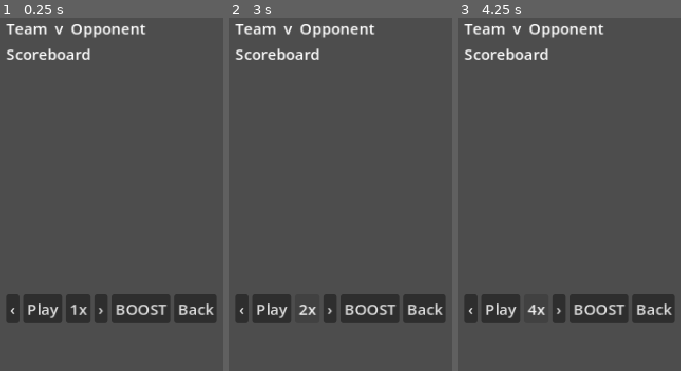
Above: before the commit, frames 1-3 (left to right).
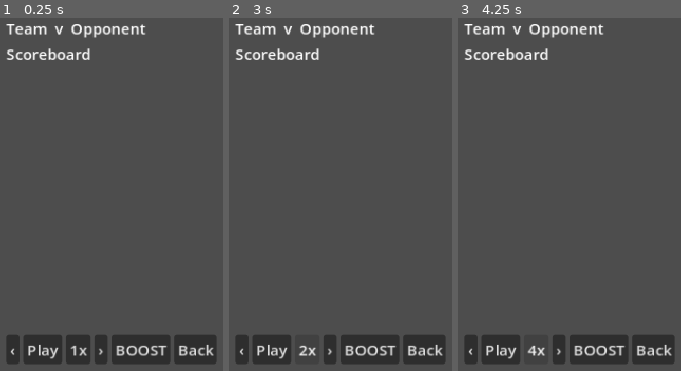
Above: after the commit, the same moments.

Repository: nico101rsa/cricket-v3
Game: Godot game, scene res://scenes/interactive_match/interactive_match.tscn
The game is run twice, just before and just after one commit, with the same random seed, the same clock (stepped at 60 frames per second) and the same inputs. This scene is started directly instead of the project's main scene.
Inputs:
- Up to frame 1 (0.25 s): no input
- Up to frame 2 (3 s): click "Play" at 0.5 s; click "Play" at 1.25 s; click "‹" at 2 s; click "1x" at 2.75 s
- Up to frame 3 (4.25 s): click "2x" at 3.5 s

The runs differ from the first frame. In frame 1, 13% of the frame differs, in the area x 3-97%, y 78-99%; in frame 2, 11%; in frame 3, 11%.
Error before the commit: Invalid call. Nonexistent function 'result' in base 'Nil'. (res://scenes/interactive_match/interactive_match.gd:223)
Error after the commit: Invalid call. Nonexistent function 'result' in base 'Nil'. (res://scenes/interactive_match/interactive_match.gd:265)

Commit message:
feat: review outcome popup + your-moment flash in the interactive match
DRS review now flips to a 'successful/lost' card with an OK button before resuming.
Your boundaries/milestones/wickets/dismissals flash bold-gold and autoplay holds
~1.5s on them. Display only. Eyeballed: match-flash + review-outcome PNGs.

Co-Authored-By: Claude Opus 4.8 <noreply@anthropic.com>

Diff:
--- a/scenes/interactive_match/interactive_match.gd
+++ b/scenes/interactive_match/interactive_match.gd
@@ -8,6 +8,7 @@
 
 const SPEEDS := [1.0, 2.0, 4.0]
 const BASE_TICK := 0.6
+const FLASH_HOLD := 1.5   # seconds autoplay holds on a your-moment highlight
 
 var _session: MatchSession
 var _team_name := ""
@@ -22,6 +23,7 @@
 var _boost_active_innings := -1     # innings that boost belongs to
 var _pending_km := {}               # the Key Moment offer currently shown
 var _resume_after_km := false       # was autoplay running when the KM card popped?
+var _flash := ""                    # current your-moment highlight (for the brief hold)
 
 func _ready() -> void:
 	$Root/Controls/StepBack.pressed.connect(func(): pause(); step(-1))
@@ -30,14 +32,17 @@
 	$Root/Controls/Speed.pressed.connect(_cycle_speed)
 	$Root/Controls/Boost.pressed.connect(_on_boost)
 	$Root/Controls/Back.pressed.connect(func(): back.emit())
-	$Overlay/OverlayBox/ReviewYes.pressed.connect(_on_review_yes)
-	$Overlay/OverlayBox/ReviewNo.pressed.connect(_on_review_no)
+	$Overlay/OverlayBox/ReviewYes.pressed.connect(review_yes)
+	$Overlay/OverlayBox/ReviewNo.pressed.connect(review_no)
+	$Overlay/OverlayBox/ReviewOk.pressed.connect(review_ok)
 	$KMOverlay/KMBox/KMOptA.pressed.connect(func(): km_press(0))
 	$KMOverlay/KMBox/KMOptB.pressed.connect(func(): km_press(1))
 	$Tick.timeout.connect(_on_tick)
 	$Tick.wait_time = BASE_TICK
+	$FlashTimer.timeout.connect(_on_flash_done)
 	$Overlay.visible = false
 	$KMOverlay.visible = false
+	$Root/Flash.text = ""
 
 func set_session(s: MatchSession, team_name: String, opp_name: String) -> void:
 	_session = s
@@ -98,6 +103,11 @@
 			_show_overlay(offer)
 			pause()
 			return
+		# brief hold on a your-moment so it's legible (autoplay only)
+		if _flash != "" and _playing:
+			$Tick.stop()
+			$FlashTimer.start(FLASH_HOLD)
+			return
 	if _cursor >= _event_count:
 		pause()
 
@@ -168,9 +178,23 @@
 		btn.disabled = true
 		btn.text = "BOOST 0"
 
-func _show_overlay(offer: Dictionary) -> void:
+func _show_overlay(_offer: Dictionary) -> void:
 	$Overlay/OverlayBox/Prompt.text = "You're given out — Review? (%d left)" % _session.reviews_left()
+	$Overlay/OverlayBox/ReviewYes.visible = true
+	$Overlay/OverlayBox/ReviewNo.visible = true
+	$Overlay/OverlayBox/ReviewOk.visible = false
 	$Overlay.visible = true
+
+func review_ok_visible() -> bool:
+	return $Overlay/OverlayBox/ReviewOk.visible
+
+func flash_text() -> String:
+	return $Root/Flash.text
+
+# FlashTimer fired after a brief your-moment hold: resume autoplay if still playing.
+func _on_flash_done() -> void:
+	if _playing:
+		$Tick.start()
 
 # -- Key Moment card (spec 2026-06-16) --------------------------------------
 
@@ -197,18 +221,36 @@
 		_resume_after_km = false
 		play()
 
-func _on_review_yes() -> void:
-	$Overlay.visible = false
+# Tapped Review: re-sim, then flip the overlay to the outcome with an OK button
+# (spec 2026-06-17 D1). Stays visible until OK so you see whether it was lost/won.
+func review_yes() -> void:
 	if not _pending_review.is_empty():
-		_session.decide_review(_pending_review["ball_id"])
+		var bid: Array = _pending_review["ball_id"]
+		_session.decide_review(bid)
 		_event_count = _session.events().size()
+		var success := not _session.ball_is_wicket(bid)
+		var msg: String = ("✅ Review successful — NOT OUT" if success
+			else "❌ Review lost — still OUT (%d left)" % _session.reviews_left())
+		$Overlay/OverlayBox/Prompt.text = msg
+		$Overlay/OverlayBox/ReviewYes.visible = false
+		$Overlay/OverlayBox/ReviewNo.visible = false
+		$Overlay/OverlayBox/ReviewOk.visible = true
 	_pending_review = {}
-	_render()   # re-render the (possibly overturned) cursor event
-	_resume_play_after_decision()
-
-func _on_review_no() -> void:
+	_render()   # re-render the (possibly overturned) cursor event behind the popup
+
+# Tapped No on a review: accept the out, no outcome popup.
+func review_no() -> void:
 	$Overlay.visible = false
 	_pending_review = {}
+	_render()
+	_resume_play_after_decision()
+
+# Tapped OK on the review outcome: dismiss + resume.
+func review_ok() -> void:
+	$Overlay.visible = false
+	$Overlay/OverlayBox/ReviewYes.visible = true
+	$Overlay/OverlayBox/ReviewNo.visible = true
+	$Overlay/OverlayBox/ReviewOk.visible = false
 	_render()
 	_resume_play_after_decision()
 
@@ -226,6 +268,8 @@
 	$Root/Target.text = v.target_text
 	# When finished, show the result + the Player's own final card; else the live line.
 	$Root/CurrentLine.text = ("%s\n%s" % [v.result_text, v.player_summary]) if v.finished else v.current_line
+	_flash = v.highlight_text
+	$Root/Flash.text = _flash
 	_update_boost_button()
 	var box: VBoxContainer = $Root/FeedBox
 	for c in box.get_children():
--- a/scenes/interactive_match/interactive_match.tscn
+++ b/scenes/interactive_match/interactive_match.tscn
@@ -38,6 +38,12 @@
 [node name="CurrentLine" type="Label" parent="Root"]
 layout_mode = 2
 autowrap_mode = 3
+
+[node name="Flash" type="Label" parent="Root"]
+custom_minimum_size = Vector2(0, 36)
+layout_mode = 2
+theme_override_colors/font_color = Color(1, 0.84, 0, 1)
+theme_override_font_sizes/font_size = 28
 
 [node name="FeedBox" type="VBoxContainer" parent="Root"]
 custom_minimum_size = Vector2(0, 180)
@@ -110,6 +116,14 @@
 layout_mode = 2
 text = "No"
 
+[node name="ReviewOk" type="Button" parent="Overlay/OverlayBox"]
+visible = false
+layout_mode = 2
+text = "OK"
+
+[node name="FlashTimer" type="Timer" parent="."]
+one_shot = true
+
 [node name="KMOverlay" type="Panel" parent="."]
 visible = false
 layout_mode = 1
--- a/tests/unit/test_interactive_match_scene.gd
+++ b/tests/unit/test_interactive_match_scene.gd
@@ -69,3 +69,39 @@
 	_scene.km_press(1)   # the second option (Hunt = AGGRESSIVE)
 	assert_false(_scene.km_overlay_visible(), "overlay hides after a choice")
 	assert_ne(s.result().innings1.total, before, "the choice re-simulated the match")
+
+func _first_player_dismissal(s: MatchSession) -> int:
+	for i in range(s.events().size()):
+		var e: Dictionary = s.events()[i]
+		if e["type"] == "ball" and e.get("player_batting", false) and e["wicket"]:
+			return i
+	return -1
+
+func test_review_popup_shows_outcome_then_ok_resumes():
+	var s := _make_session()
+	var c := _first_player_dismissal(s)
+	assert_gt(c, -1, "a player dismissal exists")
+	_scene.set_session(s, "Karoo Kings", "Opponent")
+	_scene.boot()
+	_scene.seek_to(c)
+	assert_true(_scene.overlay_visible(), "review overlay shown at the dismissal")
+	_scene.review_yes()
+	assert_true(_scene.overlay_visible(), "overlay stays up showing the outcome")
+	assert_true(_scene.review_ok_visible(), "an OK button is shown after the decision")
+	_scene.review_ok()
+	assert_false(_scene.overlay_visible(), "OK dismisses the overlay")
+
+func test_flash_label_shows_your_boundary():
+	var s := _make_session()
+	var c := -1
+	for i in range(s.events().size()):
+		var e: Dictionary = s.events()[i]
+		if e["type"] == "ball" and e.get("player_batting", false) and (e["runs"] == 4 or e["runs"] == 6):
+			c = i; break
+	if c == -1:
+		assert_true(true, "no player boundary in this seed — nothing to flash")
+		return
+	_scene.set_session(s, "Karoo Kings", "Opponent")
+	_scene.boot()
+	_scene.seek_to(c + 1)   # render through the boundary; highlight is for the just-shown ball
+	assert_ne(_scene.flash_text(), "", "the flash label shows a your-moment after a boundary")
--- /dev/null
+++ b/tools/preview_match_feedback.gd
@@ -0,0 +1,65 @@
+extends SceneTree
+
+# Eyeball the match-feedback polish: (1) the your-moment Flash on a boundary, and
+# (2) the DRS review-outcome popup. Saves two PNGs. Run WITH rendering (no --headless).
+#   /Applications/Godot.app/Contents/MacOS/Godot --path . -s tools/preview_match_feedback.gd
+
+const OUT_FLASH := "res://docs/mockups/match-flash-built-v1.png"
+const OUT_REVIEW := "res://docs/mockups/review-outcome-built-v1.png"
+
+var _scene
+var _session
+var _team_name := ""
+var _frames := 0
+var _phase := 0
+
+func _initialize() -> void:
+	var a := Attributes.new()
+	a.power = 55.0; a.composure = 45.0; a.attack = 35.0; a.control = 30.0
+	var career := CareerResolver.start_career(0)
+	var team: Team = career.teams[career.current_team_index]
+	var opp: Team = career.opponents_of_current()[0]
+	var tour := DifficultyLadder.spec_for(career.current_level(), 0).make_tour()
+	_session = MatchSession.start(a, team, opp, tour, 20260615, 1)
+	_team_name = team.team_name
+	get_root().size = Vector2i(390, 844)
+	_scene = load("res://scenes/interactive_match/interactive_match.tscn").instantiate()
+	get_root().add_child(_scene)
+
+func _boundary_cursor() -> int:
+	for i in range(_session.events().size()):
+		var e: Dictionary = _session.events()[i]
+		if e["type"] == "ball" and e.get("player_batting", false) and (e["runs"] == 4 or e["runs"] == 6):
+			return i
+	return -1
+
+func _dismissal_cursor() -> int:
+	for i in range(_session.events().size()):
+		var e: Dictionary = _session.events()[i]
+		if e["type"] == "ball" and e.get("player_batting", false) and e["wicket"]:
+			return i
+	return -1
+
+func _save(path: String) -> void:
+	get_root().get_viewport().get_texture().get_image().save_png(path)
+
+func _process(_d: float) -> bool:
+	_frames += 1
+	if _frames == 2:
+		_scene.set_session(_session, _team_name, "Opponent")
+		_scene.boot()
+		var bc := _boundary_cursor()
+		_scene.seek_to(bc + 1)   # highlight is for the just-shown ball
+		print("FLASH_TEXT '", _scene.flash_text(), "' at ", bc)
+	elif _frames == 6:
+		_save(OUT_FLASH); print("SAVED ", OUT_FLASH)
+		# now the review outcome popup
+		var dc := _dismissal_cursor()
+		_scene.seek_to(dc)
+		_scene.review_yes()
+		print("REVIEW_OK_VISIBLE ", _scene.review_ok_visible(), " overlay ", _scene.overlay_visible())
+	elif _frames >= 10:
+		_save(OUT_REVIEW); print("SAVED ", OUT_REVIEW)
+		quit()
+		return true
+	return false
Binary file added: docs/mockups/match-flash-built-v1.png
Binary file added: docs/mockups/review-outcome-built-v1.png
Not shown, added: tools/preview_match_feedback.gd.uid
